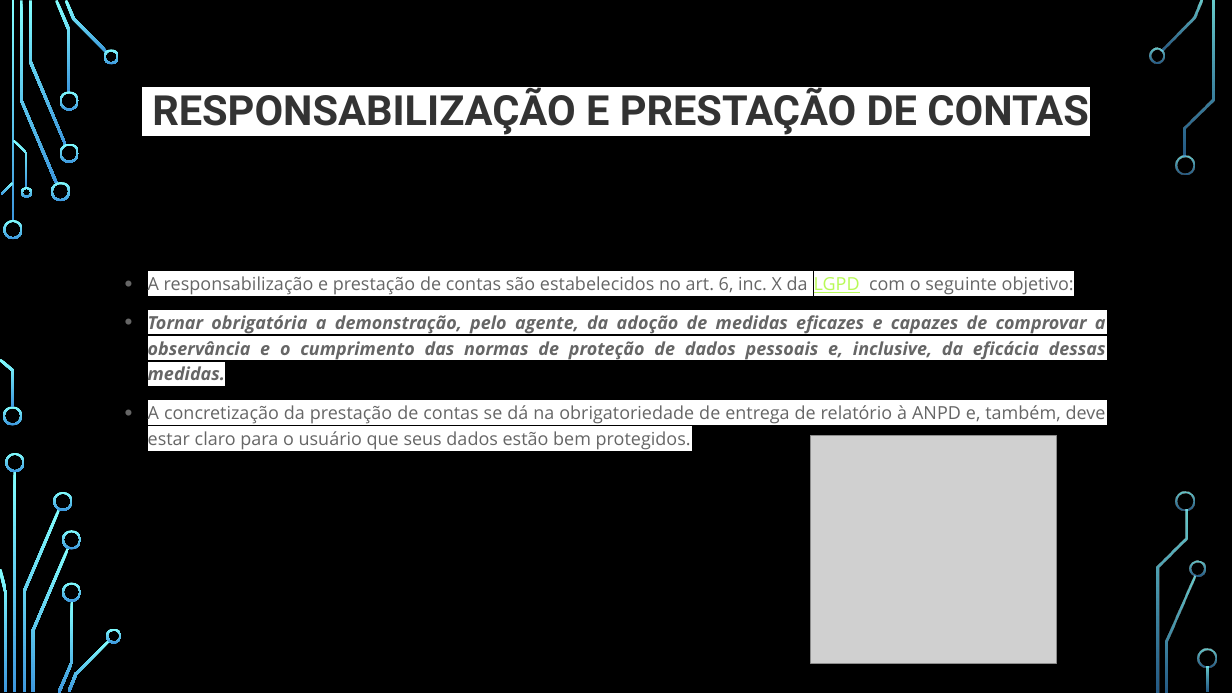
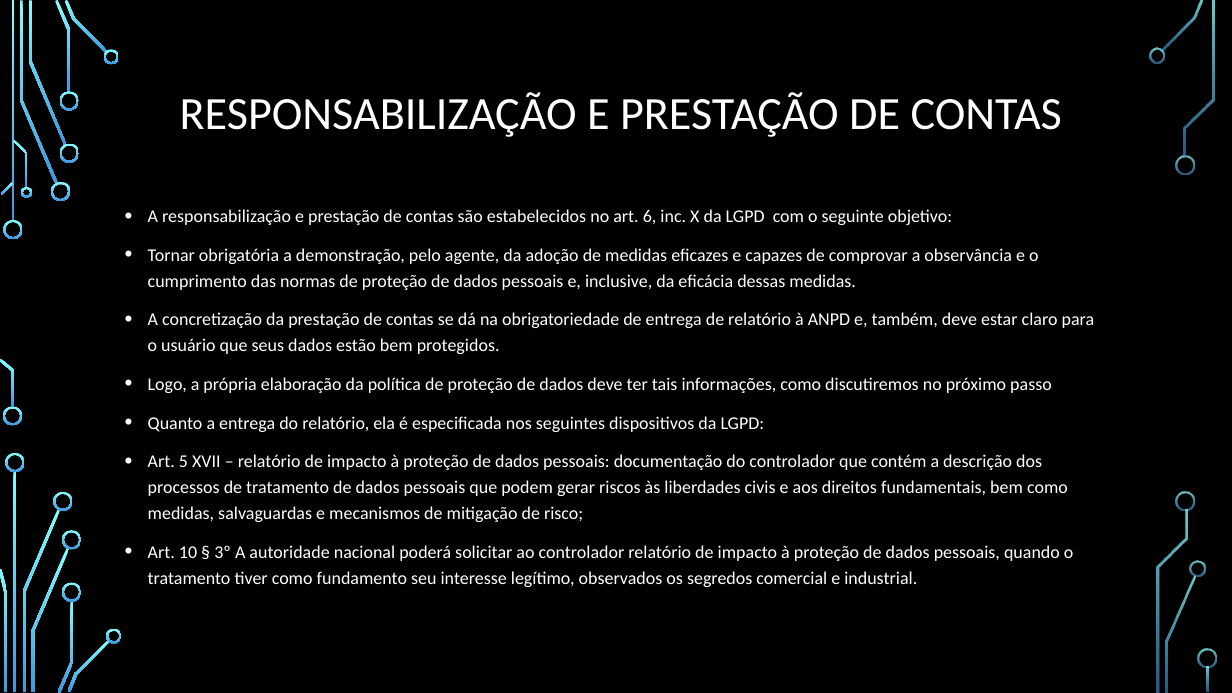
Before and after one commit to MauricioSanto/Meu-Curso-fullstack, a slide deck: slide 13 of Módulo 03/Back-End/aula01/apresentaçao power point LGPD/lgpd.pptx (slide 9 before the commit). Drawn at 1232x693 pixels with LibreOffice and Linux fonts; fonts in the diff are those of the drawing; grey boxes stand for pictures; background and template pictures are left out. Boxes give left, top, right and bottom in pixels: in the first picture for what was removed or moved away, otherwise in the second. Text is boxed around its words. In the diff, an @@ line names an element or a change of style, - is before the commit and + after.

```diff
--- a/Módulo 03/Back-End/aula01/apresentaçao power point LGPD/lgpd.pptx
+++ b/Módulo 03/Back-End/aula01/apresentaçao power point LGPD/lgpd.pptx
@@ title "RESPONSABILIZAÇÃO E PRESTAÇÃO DE CONTAS" at <box>180,92,1062,137</box>: size 32.4 to 36 pt, font Roboto to Calibri, text colour #333333 to #FFFFFF, highlight #FFFFFF to none, bold off @@
@@ text "A responsabilização e prestação de ...": place and size @@
-text "A responsabilização e prestação de ..." at <box>148,276,1106,450</box>
+text "A responsabilização e prestação de ..." at <box>148,209,1095,587</box>
@@ text at <box>148,209,1095,354</box>: font Open Sans to Calibri, text colour #666666 to #FFFFFF, highlight #FFFFFF to none in "A responsabilização e prestação de contas são ...", "Tornar obrigatória a demonstração, pelo agente, da ...", "A concretização da prestação de contas se ..."; text colour #B8FA56 to #FFFFFF, underline off in "LGPD"; bold off, italic off in "Tornar obrigatória a demonstração, pelo agente, da ..."; alignment justified to left @@
@@ text at <box>148,377,1073,587</box>: paragraphs added @@
+• Logo, a própria elaboração da política de proteção de dados deve ter tais informações, como discutiremos no próximo passo
+• Quanto a entrega do relatório, ela é especificada nos seguintes dispositivos da LGPD:
+• Art. 5 XVII – relatório de impacto à proteção de dados pessoais: documentação do controlador que contém a descrição dos processos de tratamento de dados pessoais que podem gerar riscos às liberdades civis e aos direitos fundamentais, bem como medidas, salvaguardas e mecanismos de mitigação de risco;
+• Art. 10 § 3º A autoridade nacional poderá solicitar ao controlador relatório de impacto à proteção de dados pessoais, quando o tratamento tiver como fundamento seu interesse legítimo, observados os segredos comercial e industrial.
@@ picture removed at <box>811,435,1056,664</box> @@
```
Also in this commit, not shown: 6 other slides changed, 5 slides added.
